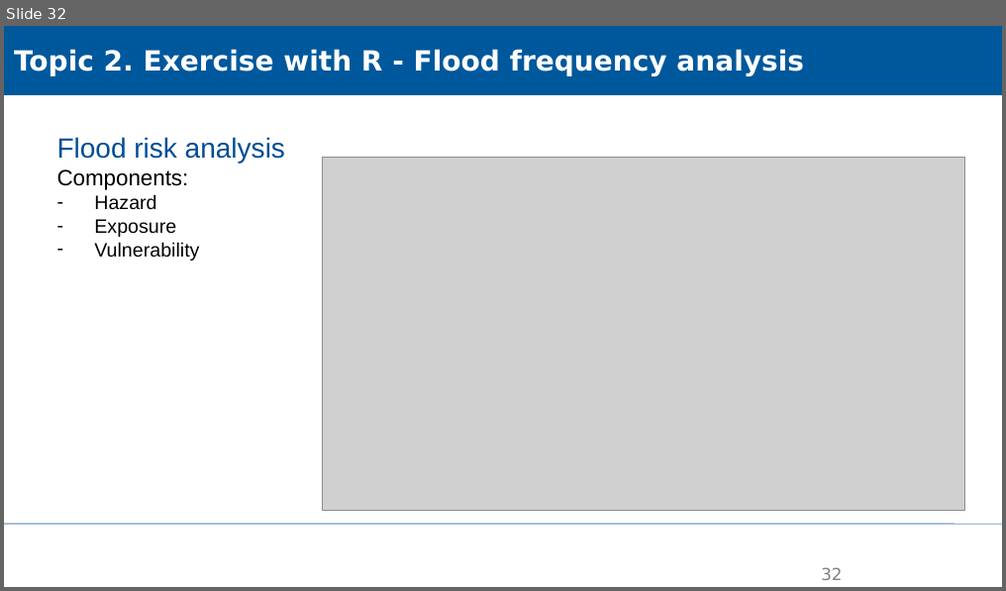
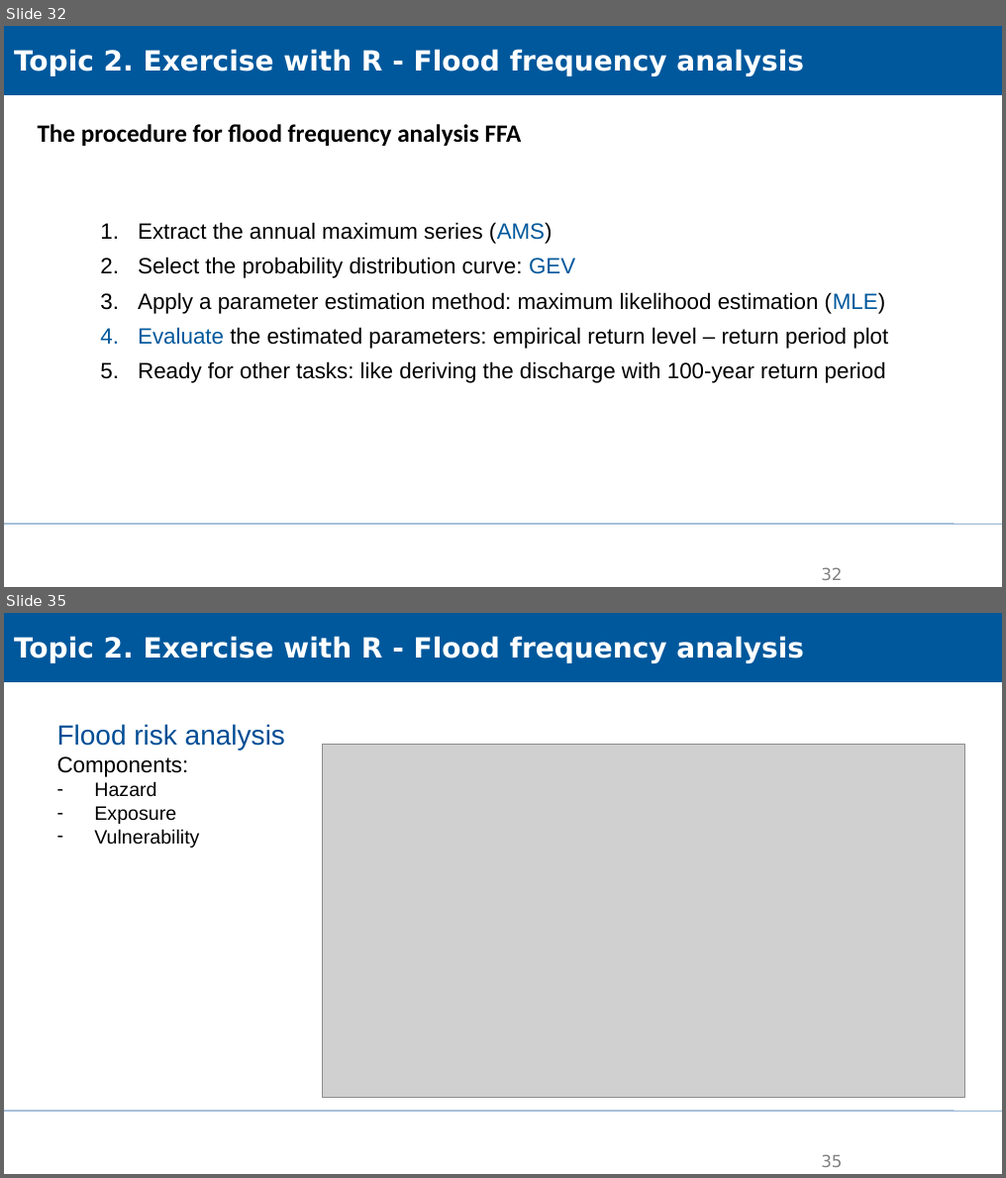
Before and after one commit to XiaoxiangGuanGFZ/FloodRiskSeminar, a slide deck: slides/FRS_exercise_R.pptx. Shown one above the other, each under a label of ours: slide 32 before the commit, slides 32 and 35 after it; the slides between them are not shown. The pictures are 1006x591 and 1006x1178 pixels, drawn with LibreOffice and Linux fonts; fonts in the diff are those of the drawing; grey boxes stand for pictures; background and template pictures are left out. Boxes give left, top, right and bottom in pixels: in the first picture for what was removed or moved away, otherwise in the second. Text is boxed around its words. In the diff, an @@ line names an element or a change of style, - is before the commit and + after.

```diff
--- a/slides/FRS_exercise_R.pptx
+++ b/slides/FRS_exercise_R.pptx
@@ slide 32 added at <box>4,26,1002,587</box>, background #FFFFFF; not listed: 1 template element that a slide beside it also shows @@
@@ rectangle added at <box>4,26,1002,95</box>, fill #00589C, outline #00589C 0.75 pt, 20 pt, text #FFFFFF, bold @@
+Topic 2. Exercise with R - Flood frequency analysis
@@ text added at <box>38,124,522,146</box>, 18 pt, text #000000, bold @@
+The procedure for flood frequency analysis FFA
@@ text added at <box>138,222,888,383</box>, 16 pt, text #000000 @@
+1. Extract the annual maximum series (AMS)
+2. Select the probability distribution curve: GEV
+3. Apply a parameter estimation method: maximum likelihood estimation (MLE)
+4. Evaluate the estimated parameters: empirical return level – return period plot
+5. Ready for other tasks: like deriving the discharge with 100-year return period
@@ page number added at <box>821,568,842,580</box>, 12 pt, text #808080 @@
+32
@@ what was slide 32 is now slide 35 @@
@@ page number at <box>821,1155,842,1167</box>: text changed @@
-32
+35
```
Also in this commit, not shown: 4 slides changed, 3 other slides added, 1 slide removed, 4 other files.
